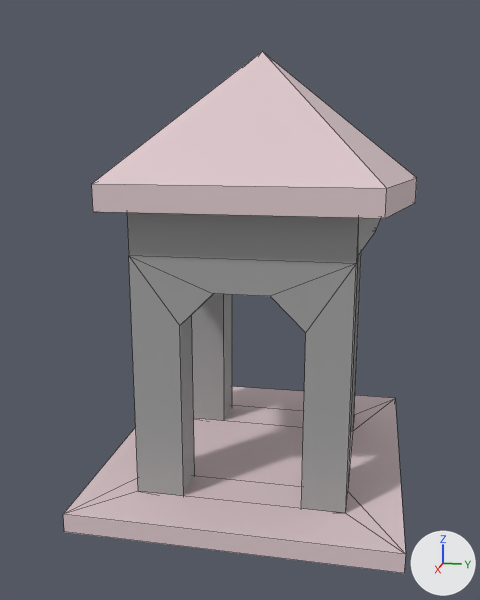
The FBX model Assets/3d_Imports/City/house7.fbx as it was, and as the next commit left it.
One viewpoint serves both versions: a camera (50 mm lens) standing at (55.3, 9.9, 28.6) and looking at (1.1, -0.9, 15.1). Every picture has the same lights, and +X, +Y and +Z are marked at lower right. Mesh edges are drawn as thin lines. Where no turn or scale is listed for an object, it has been applied to the vertices.

The first picture shows 'mid_build .003'.
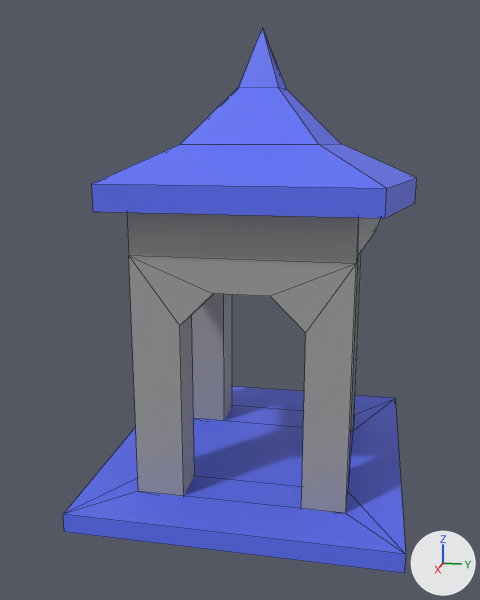
The newer file is also turned or shifted as a whole; pictures and numbers use the older file's frame.

Diff of the bpy script that builds the scene:
```diff
--- a/Assets/3d_Imports/City/house7.fbx.py
+++ b/Assets/3d_Imports/City/house7.fbx.py
@@ me_cube_008 @@
 # used by ob_mid_build__003; location = (0.0, 0.0, 0.0)
-me_cube_008.from_pydata(...)  # 75 vertices, 82 faces; spans x -14.1..14.1, y -11.8..13.1, z -0.3..35.2
+me_cube_008.from_pydata(...)  # 87 vertices, 94 faces; spans x -14.1..14.1, y -11.8..13.1, z -0.3..36.9
+# me_cube_008 part 1
+# 1 vertex is removed from x 0.1, y 0.6, z 35.2
+# 6 faces are deleted
+# 13 vertices are added at x -5.8..5.9, y -5.8..7.1, z 28.1..36.9
+# 18 new faces join them
+# me_cube_008 part 2: 27 kept faces spanning x -14.1..14.1, y -11.8..13.1, z -0.3..25.4 get new texture (UV) coordinates
 me_cube_008.materials.append(mat_house_palatte)
```

Where the change shows, as pixel boxes (x1, y1, x2, y2) in the pictures (480 x 600 px):
'mid_build .003', reshaped: before (63, 52, 417, 573); after (63, 28, 417, 573)
part 1 of me_cube_008, built on: before (92, 52, 416, 188); after (92, 28, 416, 188)
part 2 of me_cube_008, surface changed (grey to blue): (63, 178, 417, 573) in both
